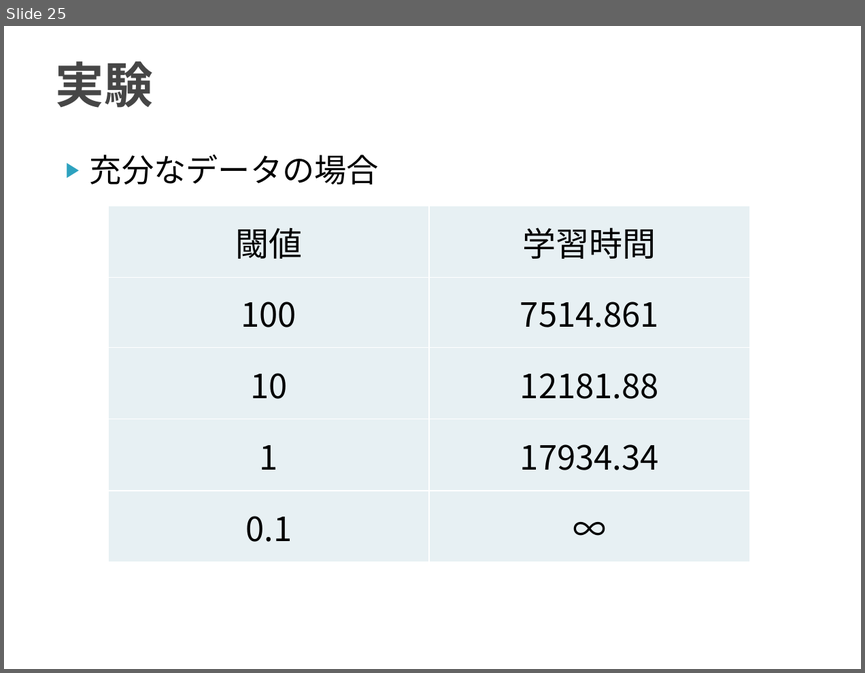
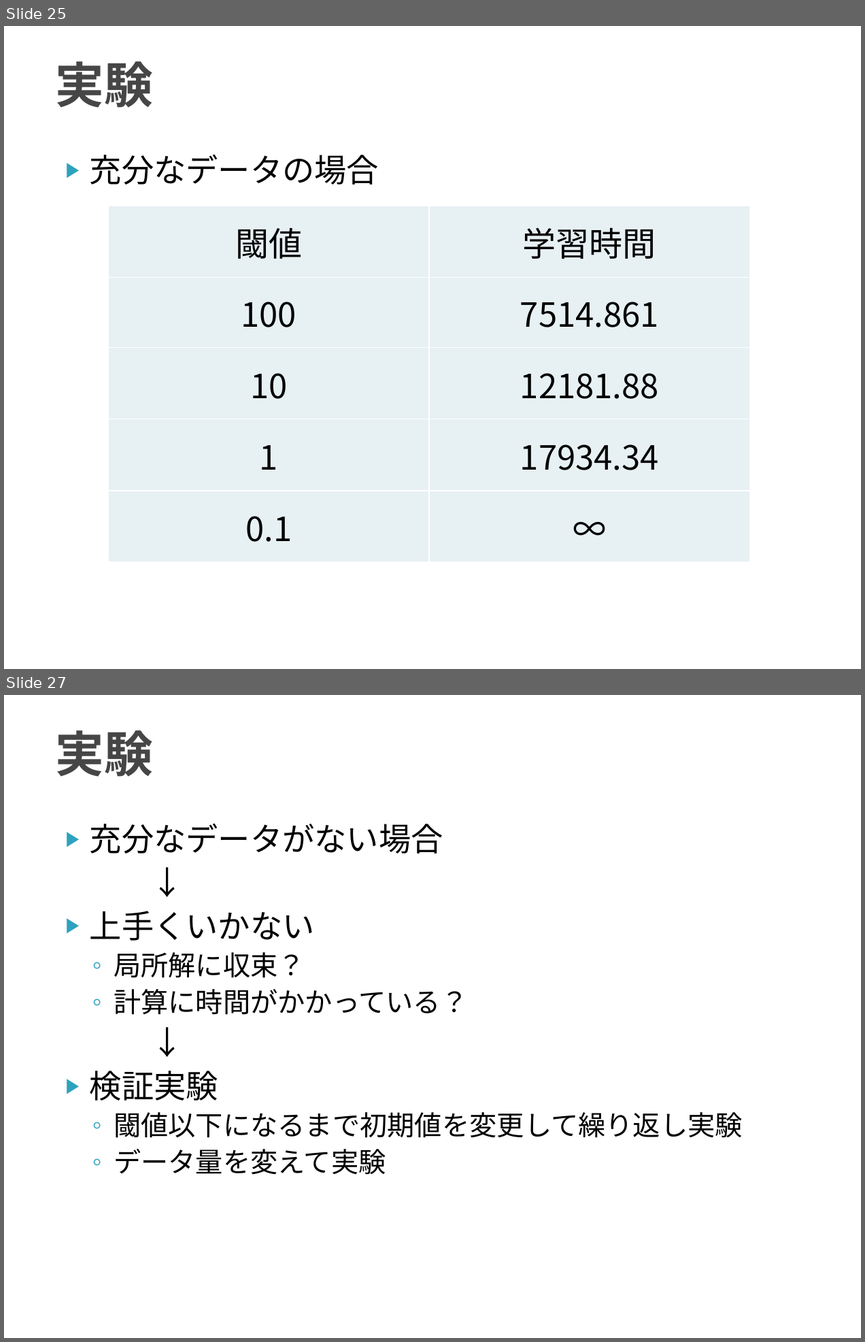
Before and after one commit to TetsuyaKomota/GitforEclipseTest, a slide deck: IntentionLearning_v2/slide/discussion2016.pptx. Shown one above the other, each under a label of ours: slide 25 before the commit, slides 25 and 27 after it; the slides between them are not shown. The pictures are 865x673 and 865x1342 pixels, drawn with LibreOffice and Linux fonts; fonts in the diff are those of the drawing. Boxes give left, top, right and bottom in pixels: in the first picture for what was removed or moved away, otherwise in the second. Text is boxed around its words. In the diff, an @@ line names an element or a change of style, - is before the commit and + after.

```diff
--- a/IntentionLearning_v2/slide/discussion2016.pptx
+++ b/IntentionLearning_v2/slide/discussion2016.pptx
@@ slide 27 added at box(4, 695, 861, 1338), background #FFFFFF @@
@@ title added at box(55, 730, 152, 777), 41 pt, text #464646, bold @@
+実験
@@ text added at box(90, 824, 742, 1174), 23 pt, text #000000 @@
+▶ 充分なデータがない場合
+↓
+▶ 上手くいかない
+  ◦ 局所解に収束？
+  ◦ 計算に時間がかかっている？
+↓
+▶ 検証実験
+  ◦ 閾値以下になるまで初期値を変更して繰り返し実験
+  ◦ データ量を変えて実験
```
Also in this commit, not shown: 1 other slide added.
